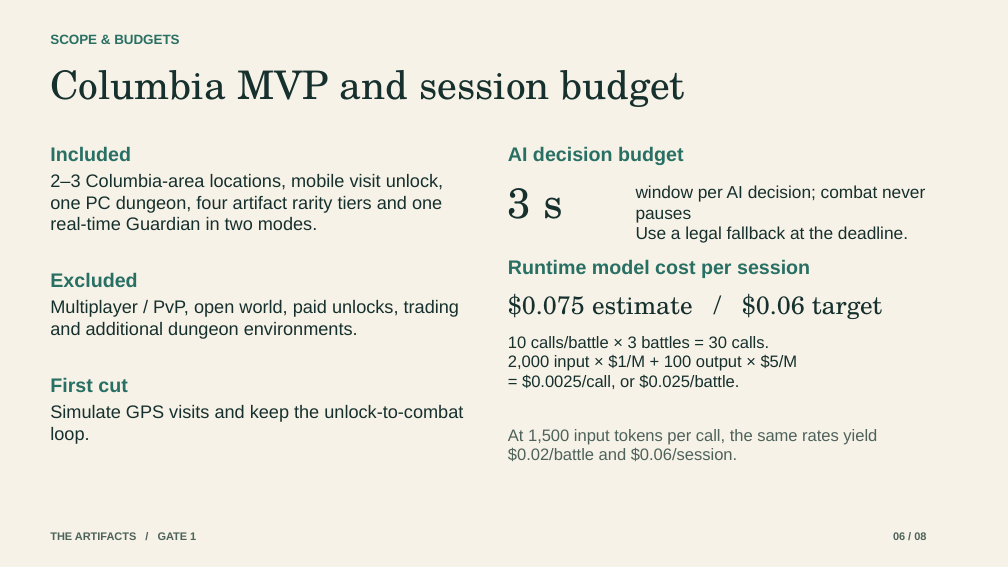
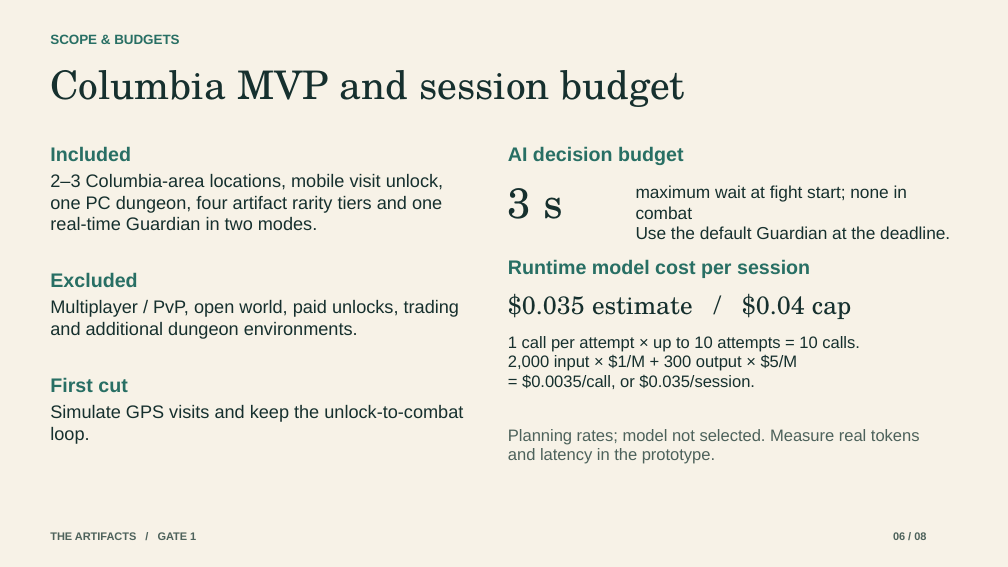
Before and after one commit to SM5858/the-artifacts, a slide deck: slide 6 of deck/The Artifacts - G1.pptx. Drawn at 1008x567 pixels with LibreOffice and Linux fonts; fonts in the diff are those of the drawing. Boxes give left, top, right and bottom in pixels: in the first picture for what was removed or moved away, otherwise in the second. Text is boxed around its words. In the diff, an @@ line names an element or a change of style, - is before the commit and + after.

```diff
--- a/deck/The Artifacts - G1.pptx
+++ b/deck/The Artifacts - G1.pptx
@@ text at <box>636,185,950,239</box>: text changed @@
-window per AI decision; combat never pauses
-Use a legal fallback at the deadline.
+maximum wait at fight start; none in combat
+Use the default Guardian at the deadline.
@@ text at <box>508,293,852,319</box>: text changed @@
-$0.075 estimate / $0.06 target
+$0.035 estimate / $0.04 cap
@@ text at <box>508,336,860,389</box>: text changed @@
-10 calls/battle × 3 battles = 30 calls.
-2,000 input × $1/M + 100 output × $5/M
-= $0.0025/call, or $0.025/battle.
+1 call per attempt × up to 10 attempts = 10 calls.
+2,000 input × $1/M + 300 output × $5/M
+= $0.0035/call, or $0.035/session.
@@ text at <box>508,429,920,464</box>: text changed @@
-At 1,500 input tokens per call, the same rates yield $0.02/battle and $0.06/session.
+Planning rates; model not selected. Measure real tokens and latency in the prototype.
```
Also in this commit, not shown: 5 other slides changed, 3 other files.
